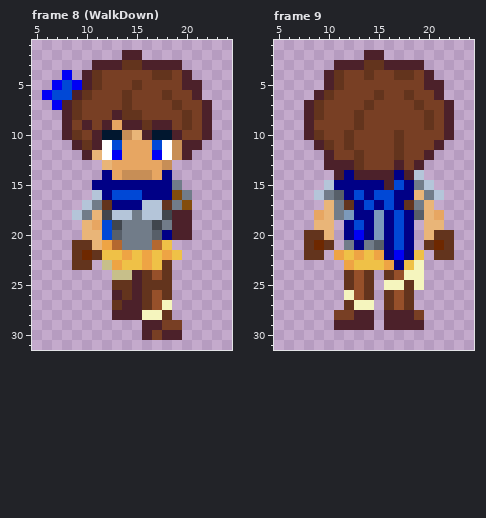
Pixel-art file, stored at sprites/player/Chica.aseprite. Above: the version before the commit.
32x32 pixels, 11 frames. Shown: frame 8 (WalkDown): x 5..24, y 1..31; frame 9: x 5..24, y 1..31. The commit also changed other frames, which this record leaves out.
And afterwards:
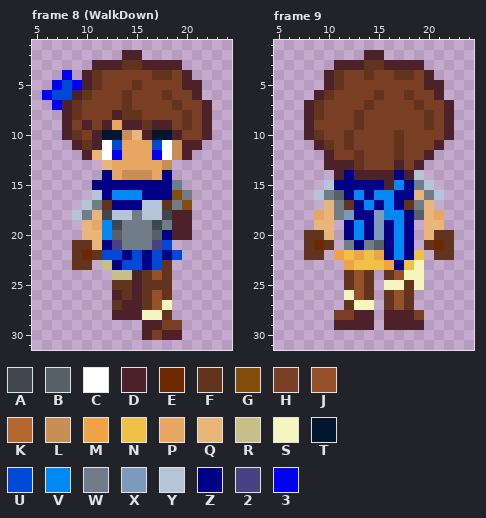
Palette (. is transparent): A #40464d  B #575f69  C #ffffff  D #4c212a  E #6e2800  F #63341d  G #834d0c  H #783f24  J #96502a  K #b4682f  L #c78e56  M #eea444  N #efc147  P #e7a662  Q #e9b578  R #c7bf8a  S #f5f5be  T #01172f  U #0048d6  V #0088f5  W #717c89  X #7c9abb  Y #b4c5d9  Z #000086  2 #494182  3 #0000f5
Log entry: update color on majority of frames
Change:
Frame 8 (WalkDown), layer "Base/Hair":
Colour 2 replaces colour K in row 21 at x 13 and 17.
Colour U replaces colour N in row 21 at x 18; in row 22 at x 12 to 13, 15, 17 and 19; in row 23 at x 14 to 15 and 17.
Colour V replaces colour U in row 16 at x 13 to 15; in rows 19 to 20 at x 12.
Colour Z replaces colour M in row 21 at x 12; in row 22 at x 14, 16 and 18; in row 23 at x 13 and 16.
Frame 9, layer "Base/Hair":
Colour V replaces colour 3 in row 20 at x 13; in row 22 at x 17.
Colour V replaces colour U in row 15 at x 17; in row 16 at x 13 and 15 to 16; in row 17 at x 14 and 16; in row 18 at x 17; in row 19 at x 13 and 17; in rows 20 to 21 at x 17.
Colour V replaces colour Z in row 18 at x 16.
Pixel boxes of the changes (left, top, right, bottom) in both pictures:
changed: (102, 190, 182, 270)
changed: (354, 180, 404, 260)
